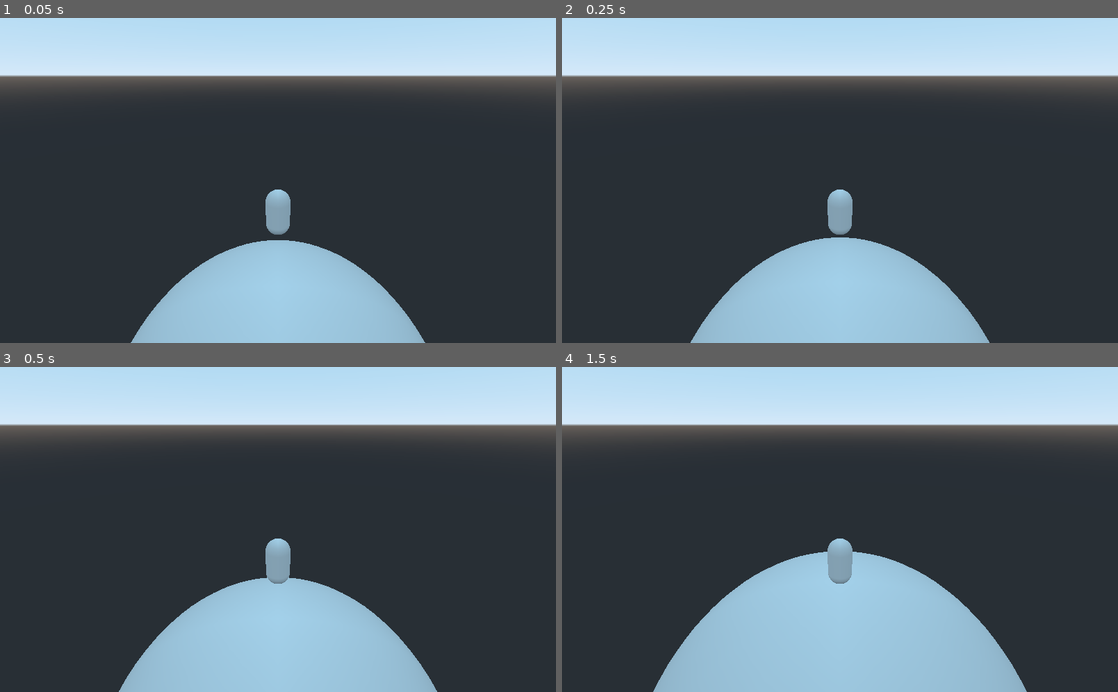
Above: before the commit, frames 1-4 (two rows, left to right).
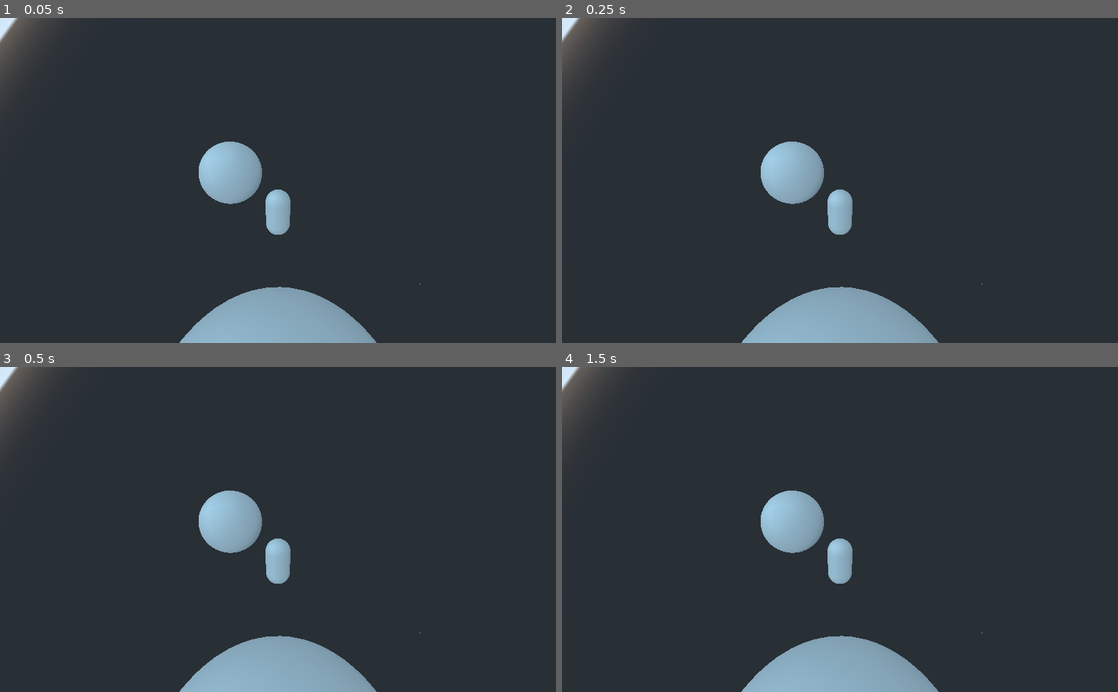
Above: after the commit, the same moments.

Repository: mizahnyx/mizahnyx-devember-2019
Game: Godot game, scene res://scenes/main.tscn
Same seed, same stepped clock (60 frames per second), same inputs: the game is played once before the commit and once after it.
Inputs:
- Up to frame 1 (0.05 s): no input
- Up to frame 2 (0.25 s): no input
- Up to frame 3 (0.5 s): no input
- Up to frame 4 (1.5 s): hold D (move_right, bound only after the commit) 0.53-1.28 s; hold S (move_back, bound only after the commit) from 1.28 s (still down)

The runs differ from the first frame. In frame 1, 35% of the frame differs, in the area x 0-100%, y 0-100%; in frame 2, 36%; in frame 3, 37%; in frame 4, 43%.

Commit message:
Still unable to get spherical world movement controller right

Diff:
--- a/project.godot
+++ b/project.godot
@@ -8,9 +8,26 @@
 
 config_version=4
 
-_global_script_classes=[  ]
+_global_script_classes=[ {
+"base": "Node",
+"class": "GravityAttractor",
+"language": "GDScript",
+"path": "res://scripts/gravity_attractor.gd"
+}, {
+"base": "Node",
+"class": "GravityBody",
+"language": "GDScript",
+"path": "res://scripts/gravity_body.gd"
+}, {
+"base": "Node",
+"class": "ThirdPersonController",
+"language": "GDScript",
+"path": "res://scripts/third_person_controller.gd"
+} ]
 _global_script_class_icons={
-
+"GravityAttractor": "",
+"GravityBody": "",
+"ThirdPersonController": ""
 }
 
 [application]
@@ -19,6 +36,33 @@
 run/main_scene="res://scenes/main.tscn"
 config/icon="res://icon.png"
 
+[input]
+
+move_left={
+"deadzone": 0.5,
+"events": [ Object(InputEventKey,"resource_local_to_scene":false,"resource_name":"","device":0,"alt":false,"shift":false,"control":false,"meta":false,"command":false,"pressed":false,"scancode":65,"unicode":0,"echo":false,"script":null)
+ ]
+}
+move_right={
+"deadzone": 0.5,
+"events": [ Object(InputEventKey,"resource_local_to_scene":false,"resource_name":"","device":0,"alt":false,"shift":false,"control":false,"meta":false,"command":false,"pressed":false,"scancode":68,"unicode":0,"echo":false,"script":null)
+ ]
+}
+move_forward={
+"deadzone": 0.5,
+"events": [ Object(InputEventKey,"resource_local_to_scene":false,"resource_name":"","device":0,"alt":false,"shift":false,"control":false,"meta":false,"command":false,"pressed":false,"scancode":87,"unicode":0,"echo":false,"script":null)
+ ]
+}
+move_back={
+"deadzone": 0.5,
+"events": [ Object(InputEventKey,"resource_local_to_scene":false,"resource_name":"","device":0,"alt":false,"shift":false,"control":false,"meta":false,"command":false,"pressed":false,"scancode":83,"unicode":0,"echo":false,"script":null)
+ ]
+}
+
+[physics]
+
+3d/default_gravity_vector=Vector3( 0, 0, 0 )
+
 [rendering]
 
 quality/driver/driver_name="GLES2"
--- a/scenes/main.tscn
+++ b/scenes/main.tscn
@@ -1,4 +1,8 @@
-[gd_scene load_steps=6 format=2]
+[gd_scene load_steps=9 format=2]
+
+[ext_resource path="res://scripts/gravity_body.gd" type="Script" id=1]
+[ext_resource path="res://scripts/gravity_attractor.gd" type="Script" id=2]
+[ext_resource path="res://scripts/third_person_controller.gd" type="Script" id=3]
 
 [sub_resource type="SphereShape" id=1]
 
@@ -14,18 +18,34 @@
 
 [node name="Spatial" type="Spatial"]
 
-[node name="StaticBody" type="StaticBody" parent="."]
-transform = Transform( 10, 0, 0, 0, 10, 0, 0, 0, 10, 0, 0, 0 )
+[node name="Planet01" type="StaticBody" parent="."]
+transform = Transform( 10, 0, 0, 0, 10, 0, 0, 0, 10, -19.5424, -10.6638, -17.3954 )
 
-[node name="CollisionShape" type="CollisionShape" parent="StaticBody"]
+[node name="CollisionShape" type="CollisionShape" parent="Planet01"]
 shape = SubResource( 1 )
 
-[node name="MeshInstance" type="MeshInstance" parent="StaticBody"]
+[node name="MeshInstance" type="MeshInstance" parent="Planet01"]
 mesh = SubResource( 2 )
 material/0 = SubResource( 3 )
 
+[node name="GravityAttractor" type="Node" parent="Planet01"]
+script = ExtResource( 2 )
+
+[node name="Planet02" type="StaticBody" parent="."]
+transform = Transform( 10, 0, 0, 0, 10, 0, 0, 0, 10, 15.0906, 20.2448, 25.6976 )
+
+[node name="CollisionShape" type="CollisionShape" parent="Planet02"]
+shape = SubResource( 1 )
+
+[node name="MeshInstance" type="MeshInstance" parent="Planet02"]
+mesh = SubResource( 2 )
+material/0 = SubResource( 3 )
+
+[node name="GravityAttractor" type="Node" parent="Planet02"]
+script = ExtResource( 2 )
+
 [node name="RigidBody" type="RigidBody" parent="."]
-transform = Transform( 1, 0, 0, 0, 1, 0, 0, 0, 1, 0, 14.2001, 0 )
+transform = Transform( 1, 0, 0, 0, 1, 0, 0, 0, 1, 22.162, 32.9028, 12.7642 )
 mode = 2
 
 [node name="CollisionShape" type="CollisionShape" parent="RigidBody"]
@@ -39,3 +59,10 @@
 
 [node name="Camera" type="Camera" parent="RigidBody"]
 transform = Transform( 1, 0, 0, 0, 0.911719, 0.410814, 0, -0.410814, 0.911719, 0, 5.10495, 8.13347 )
+
+[node name="GravityBody" type="Node" parent="RigidBody"]
+script = ExtResource( 1 )
+
+[node name="ThirdPersonController" type="Node" parent="RigidBody"]
+script = ExtResource( 3 )
+active = false
--- /dev/null
+++ b/scripts/gravity_attractor.gd
@@ -0,0 +1,38 @@
+extends Node
+
+class_name GravityAttractor
+
+var gravity = 9.81
+
+# Called when the node enters the scene tree for the first time.
+func attract(gravity_body, delta):
+	var parent = self.get_parent()
+	var gravity_body_parent = gravity_body.get_parent()
+
+	var local_up = gravity_body_parent.transform.basis.y
+	var gravity_up = (parent.transform.origin - gravity_body_parent.transform.origin).normalized()
+
+	gravity_body_parent.add_central_force(gravity_up * gravity)
+
+	var rotation_axis = local_up.cross(gravity_up).normalized()
+#
+	var quat = Quat(
+		rotation_axis.x,
+		rotation_axis.y,
+		rotation_axis.z,
+		1 + local_up.dot(gravity_up)).normalized()
+
+	gravity_body_parent.transform.basis = Basis(
+		quat.xform(gravity_body_parent.transform.basis.x),
+		quat.xform(gravity_body_parent.transform.basis.y),
+		quat.xform(gravity_body_parent.transform.basis.z)).orthonormalized()
+#
+
+
+
+# Called every frame. 'delta' is the elapsed time since the previous frame.
+#func _process(delta):
+#	pass
+
+func _process(_delta):
+	pass
--- /dev/null
+++ b/scripts/gravity_body.gd
@@ -0,0 +1,30 @@
+extends Node
+
+class_name GravityBody
+
+var rigid_body:RigidBody
+
+onready var gravity_attractor:GravityAttractor = $'/root/Spatial/Planet02/GravityAttractor'
+
+
+func _ready():
+	rigid_body = self.get_parent() as RigidBody
+	rigid_body.mode = RigidBody.MODE_CHARACTER
+
+
+func _process(delta):
+	var spatial:Spatial = gravity_attractor.get_parent() as Spatial
+	var gravity_direction = (rigid_body.transform.origin - spatial.transform.origin)
+
+	var old_basis = rigid_body.transform.basis
+	var new_basis = Basis()
+
+	# I'm stuck again! bye bye...
+
+	new_basis.x = (gravity_direction).cross(old_basis.z)
+	new_basis.y = gravity_direction
+	new_basis.z = old_basis.x.cross(gravity_direction)
+
+	rigid_body.transform.basis = new_basis.orthonormalized()
+
+	rigid_body.add_central_force(gravity_direction * -9.81)
--- /dev/null
+++ b/scripts/third_person_controller.gd
@@ -0,0 +1,25 @@
+extends Node
+
+class_name ThirdPersonController
+
+var rigid_body:RigidBody
+
+export var active:bool
+
+# Called when the node enters the scene tree for the first time.
+func _ready():
+	rigid_body = self.get_parent() as RigidBody
+
+
+# Called every frame. 'delta' is the elapsed time since the previous frame.
+func _process(delta):
+	if active:
+		var input = Vector3(
+			Input.get_action_strength("move_right") - Input.get_action_strength("move_left"),
+			0,
+			Input.get_action_strength("move_forward") - Input.get_action_strength("move_back"))
+
+		var motion = input.normalized() * delta * 2.0
+
+		rigid_body.apply_central_impulse(
+			rigid_body.transform.xform(motion))
